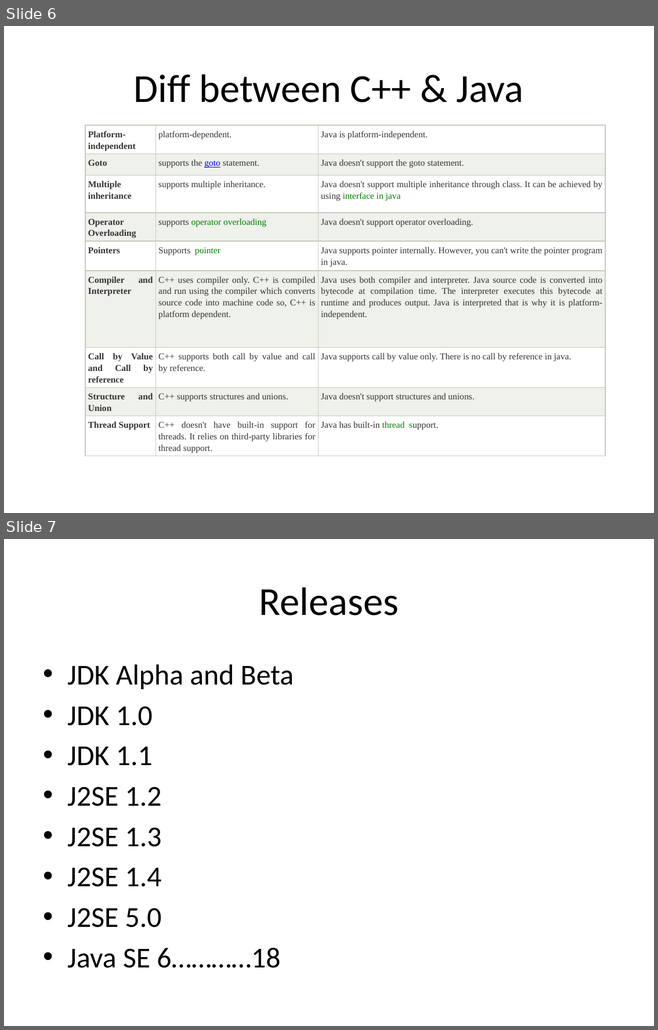
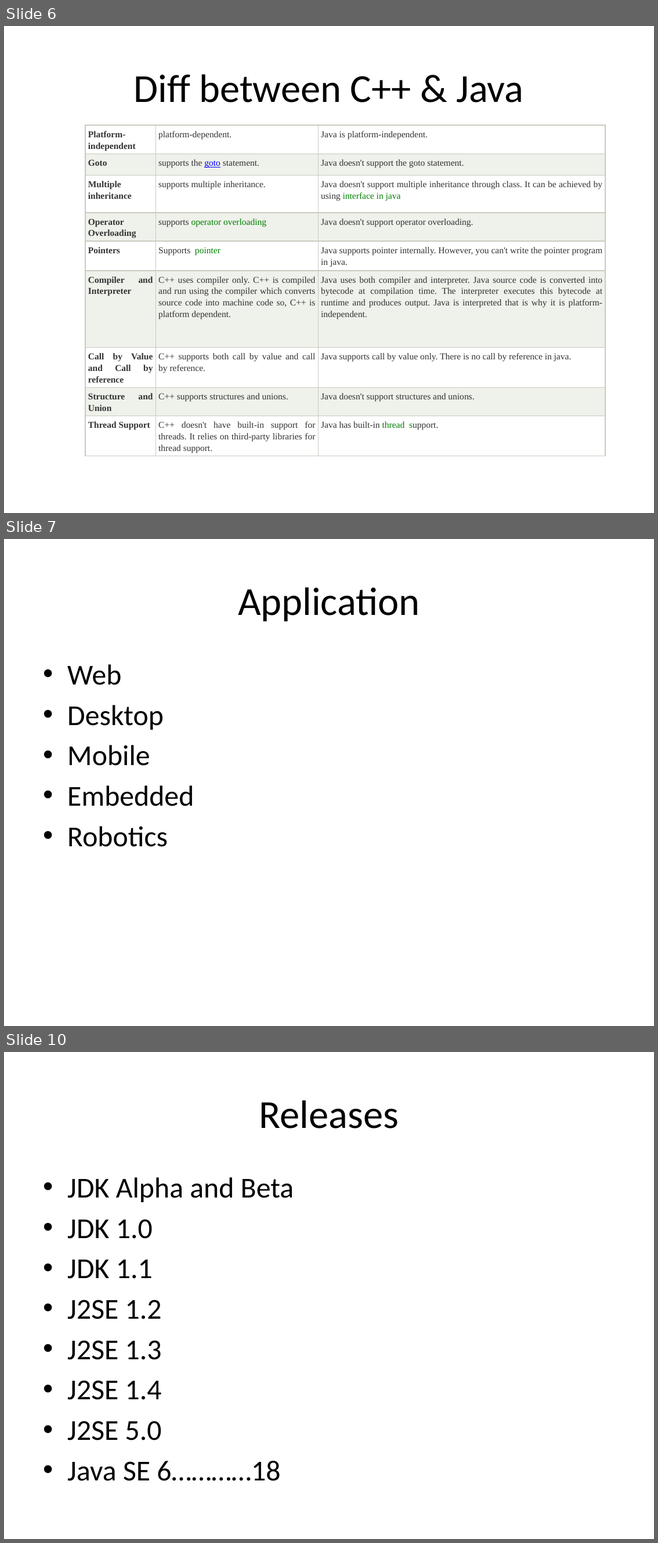
Before and after one commit to BesantJ2ee/JavaCourse, a slide deck: Module_1/Module_1_Introduction.pptx. Shown one above the other, each under a label of ours: slides 6 and 7 before the commit, slides 6, 7 and 10 after it; the slides between them are not shown. The pictures are 658x1030 and 658x1543 pixels, drawn with LibreOffice and Linux fonts; fonts in the diff are those of the drawing. Boxes give left, top, right and bottom in pixels: in the first picture for what was removed or moved away, otherwise in the second. Text is boxed around its words. In the diff, an @@ line names an element or a change of style, - is before the commit and + after.

```diff
--- a/Module_1/Module_1_Introduction.pptx
+++ b/Module_1/Module_1_Introduction.pptx
@@ slide 7 added at (x1=4, y1=539, x2=654, y2=1026), background #FFFFFF @@
@@ title added at (x1=238, y1=587, x2=419, y2=621), 44 pt, text #000000 @@
+Application
@@ text added at (x1=67, y1=664, x2=194, y2=847), 32 pt, text #000000 @@
+• Web
+• Desktop
+• Mobile
+• Embedded
+• Robotics
@@ what was slide 7 is now slide 10 @@
```
Also in this commit, not shown: 2 other slides added.
